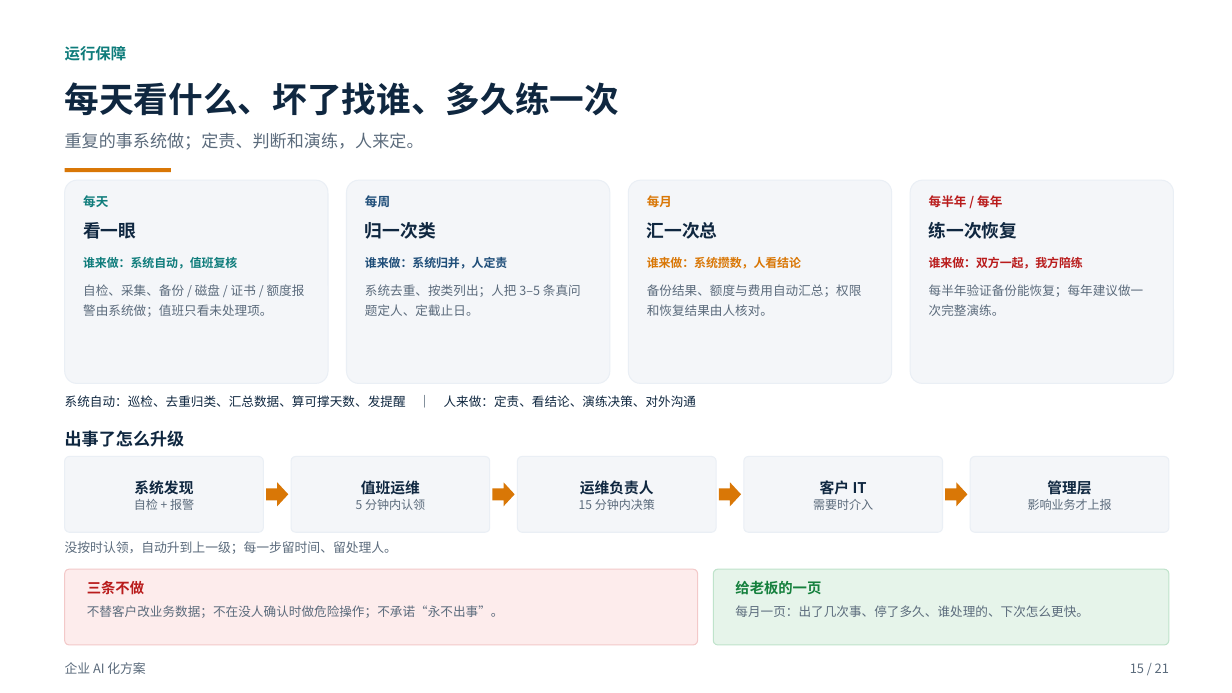
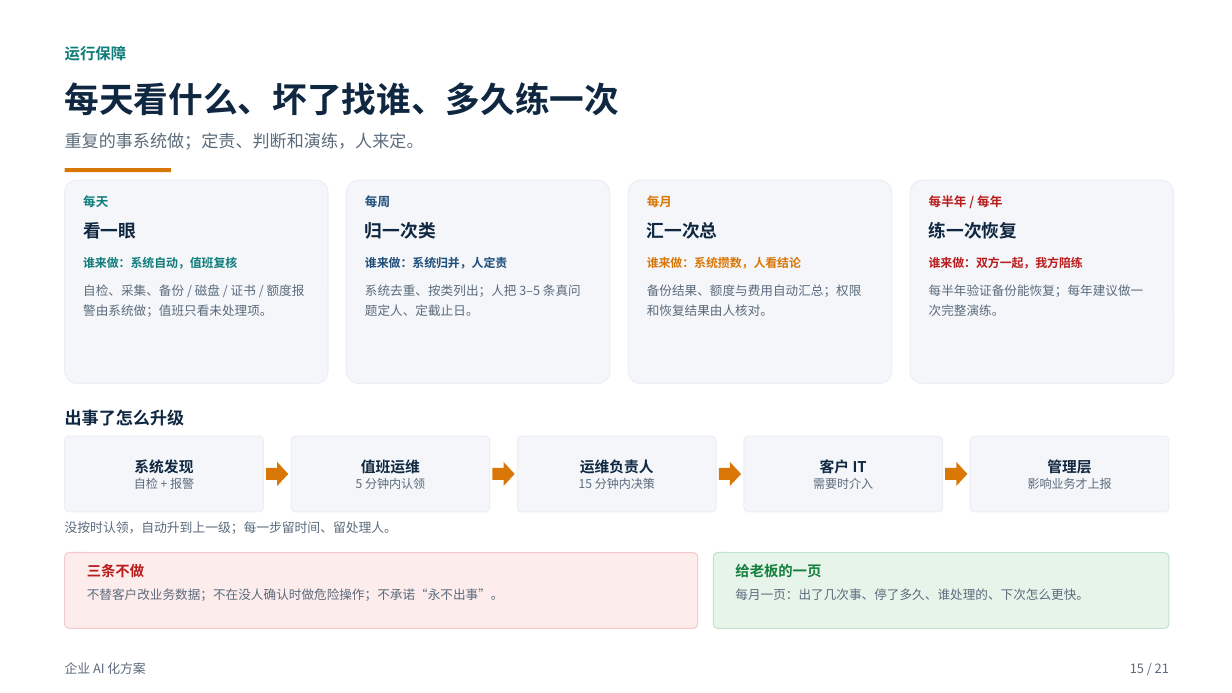
Before and after one commit to roma007/Enterprise-AI, a slide deck: slide 15 of 会客包/reports/客户老板版_企业AI化方案_2026-11-09.pptx. Drawn at 1232x693 pixels with LibreOffice and Linux fonts; fonts in the diff are those of the drawing. Boxes give left, top, right and bottom in pixels: in the first picture for what was removed or moved away, otherwise in the second. Text is boxed around its words. In the diff, an @@ line names an element or a change of style, - is before the commit and + after.

```diff
--- a/会客包/reports/客户老板版_企业AI化方案_2026-11-09.pptx
+++ b/会客包/reports/客户老板版_企业AI化方案_2026-11-09.pptx
@@ text removed at (x1=65, y1=395, x2=697, y2=407) @@
-系统自动：巡检、去重归类、汇总数据、算可撑天数、发提醒 ｜ 人来做：定责、看结论、演练决策、对外沟通
@@ 5 rounded rectangles, 4 right arrows, 2 texts moved together from (x1=65, y1=430, x2=1169, y2=554) to (x1=65, y1=409, x2=1169, y2=534) @@
@@ 4 texts, 2 rounded rectangles moved together from (x1=65, y1=569, x2=1169, y2=645) to (x1=65, y1=553, x2=1169, y2=628) @@
```
Also in this commit, not shown: 15 other slides changed, 6 other files.
